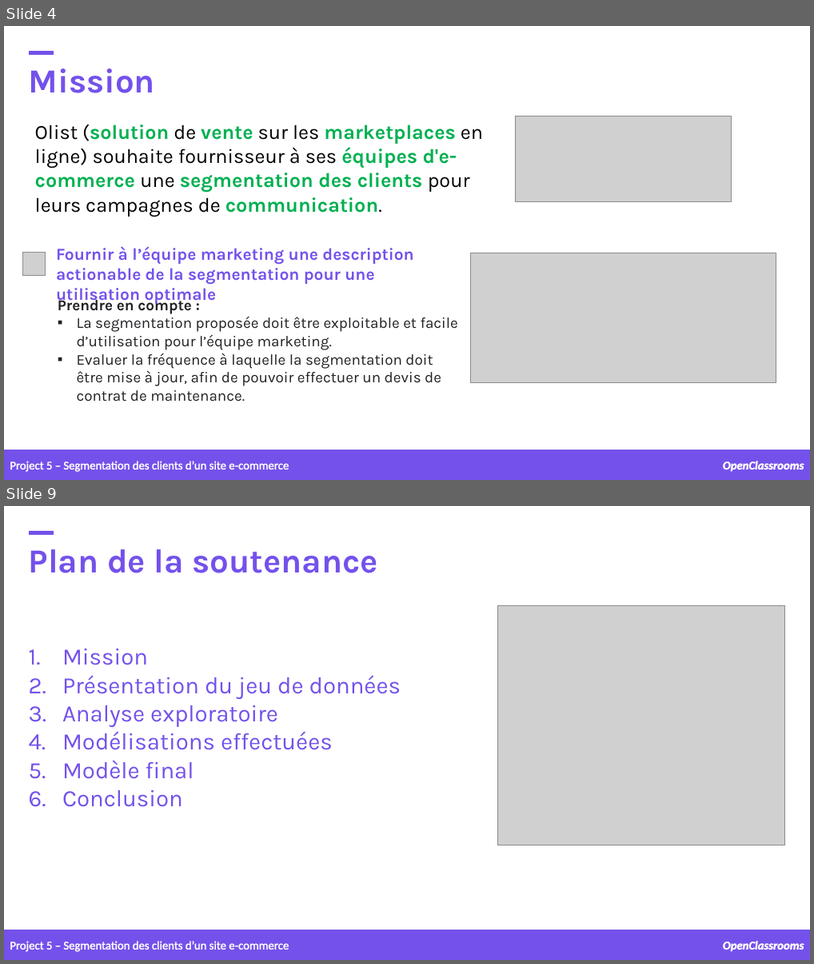
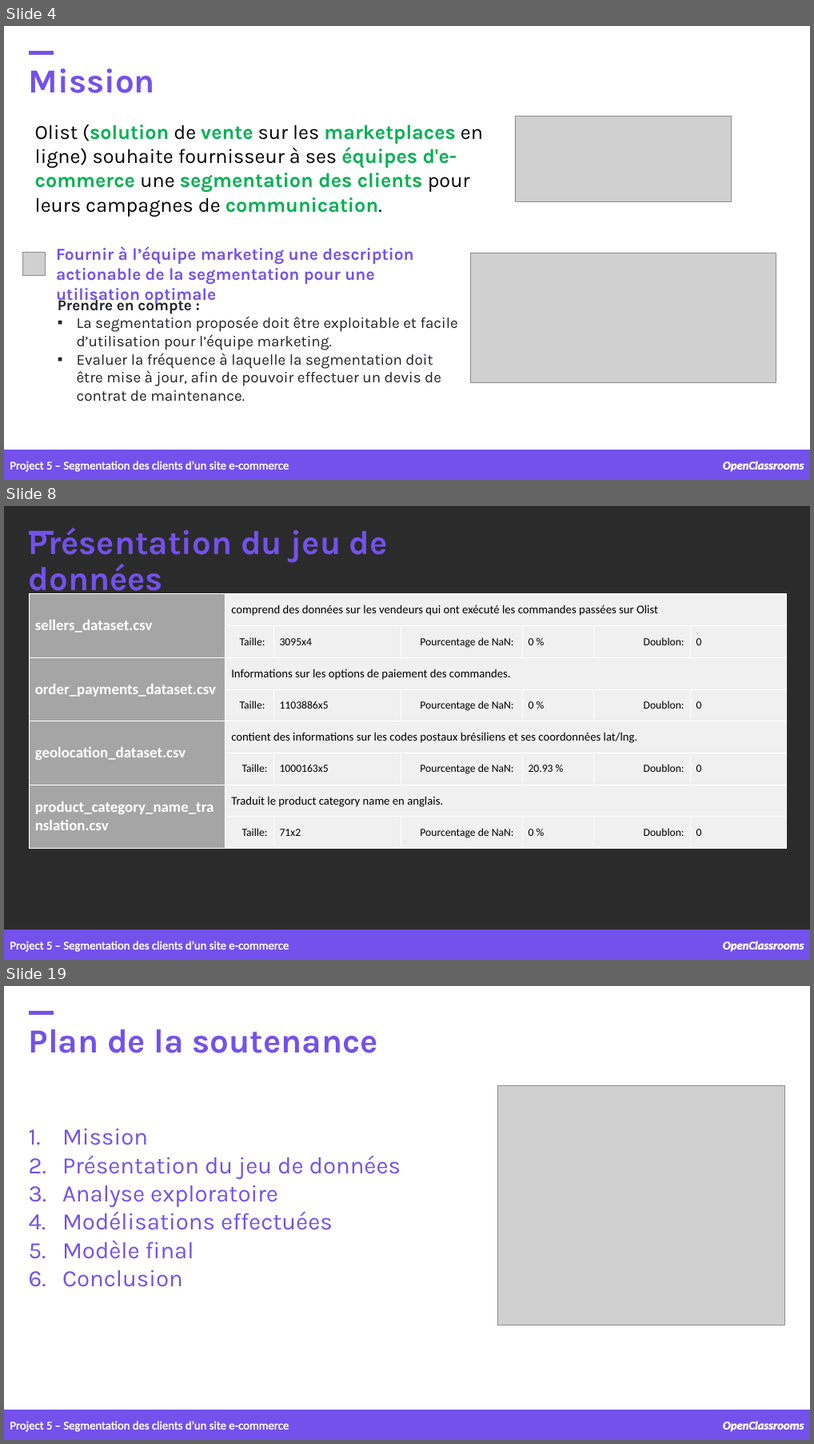
Before and after one commit to samirhinojosa/OC-P5-segment-customers-of-website, a slide deck: supports/P5_presentation v1.pptx. Shown one above the other, each under a label of ours: slides 4 and 9 before the commit, slides 4, 8 and 19 after it; the slides between them are not shown. The pictures are 814x964 and 814x1444 pixels, drawn with LibreOffice and Linux fonts; fonts in the diff are those of the drawing; grey boxes stand for pictures; background and template pictures are left out; a plain dark background stands for a picture behind light text. Boxes give left, top, right and bottom in pixels: in the first picture for what was removed or moved away, otherwise in the second. Text is boxed around its words. In the diff, an @@ line names an element or a change of style, - is before the commit and + after.

```diff
--- a/supports/P5_presentation v1.pptx
+++ b/supports/P5_presentation v1.pptx
@@ slide 8 added at bbox=[4, 506, 810, 960], background picture (left out) @@
@@ text added at bbox=[29, 528, 388, 600], 40 pt, text #7451EB, bold @@
+Présentation du jeu de données
@@ rectangle added at bbox=[29, 531, 53, 535], fill #7451EB, outline #7451EB 1 pt @@
@@ table added at bbox=[29, 594, 788, 848], 8 rows, 7 columns @@
+sellers_dataset.csv | comprend des données sur les vendeurs qui ont exécuté les commandes passées sur Olist |  |  |  |  | 
+ | Taille: | 3095x4 | Pourcentage de NaN: | 0 % | Doublon: | 0
+order_payments_dataset.csv | Informations sur les options de paiement des commandes. |  |  |  |  | 
+ | Taille: | 1103886x5 | Pourcentage de NaN: | 0 % | Doublon: | 0
+geolocation_dataset.csv | contient des informations sur les codes postaux brésiliens et ses coordonnées lat/lng. |  |  |  |  | 
+ | Taille: | 1000163x5 | Pourcentage de NaN: | 20.93 % | Doublon: | 0
+product_category_name_translation.csv | Traduit le product category name en anglais. |  |  |  |  | 
+ | Taille: | 71x2 | Pourcentage de NaN: | 0 % | Doublon: | 0
@@ rectangle added at bbox=[4, 929, 810, 960], fill #7451EB, outline #7451EB 1 pt @@
@@ text added at bbox=[10, 940, 289, 952], 14 pt, text #FFFFFF @@
+Project 5 – Segmentation des clients d’un site e-commerce
@@ text added at bbox=[723, 940, 805, 951], 14 pt, text #FFFFFF, bold, italic @@
+OpenClassrooms
@@ what was slide 9 is now slide 19 @@
```
Also in this commit, not shown: 1 slide changed, 9 other slides added, 2 other files.
